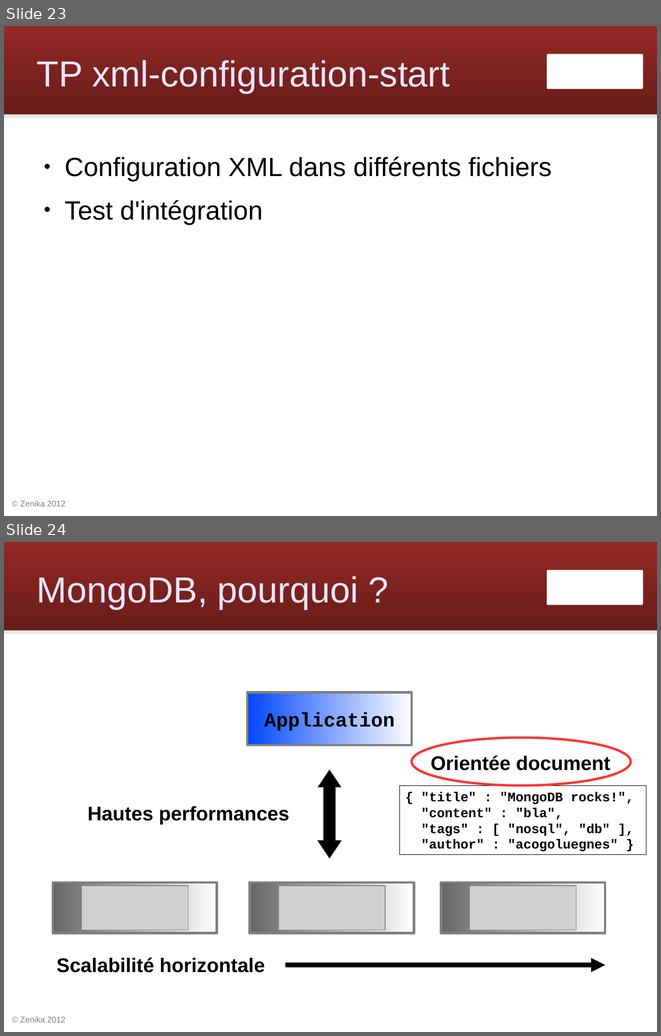
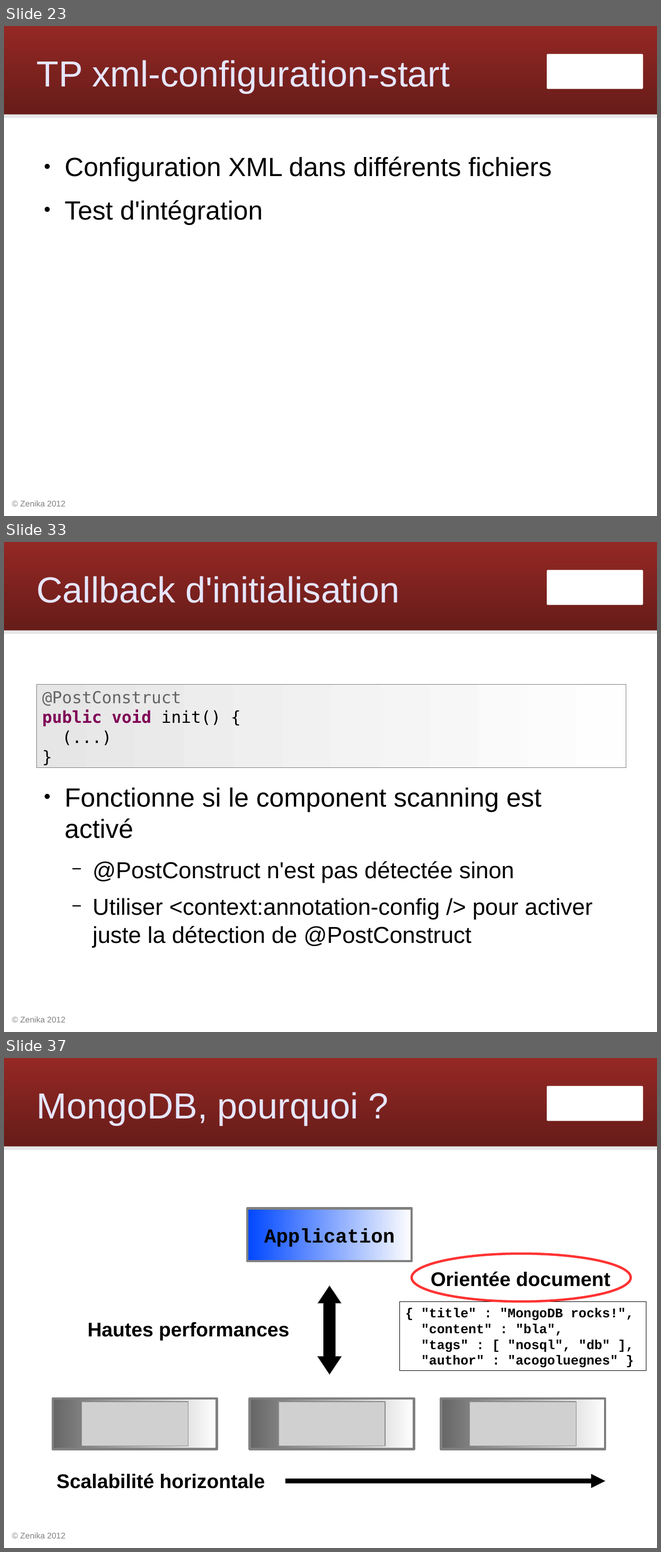
Before and after one commit to Zenika/workshop-spring-core, a slide deck: spring-workshop.odp. Shown one above the other, each under a label of ours: slides 23 and 24 before the commit, slides 23, 33 and 37 after it; the slides between them are not shown. The pictures are 661x1036 and 661x1552 pixels, drawn with LibreOffice and Linux fonts; fonts in the diff are those of the drawing; grey boxes stand for pictures; background and template pictures are left out. Boxes give left, top, right and bottom in pixels: in the first picture for what was removed or moved away, otherwise in the second. Text is boxed around its words. In the diff, an @@ line names an element or a change of style, - is before the commit and + after.

Commit message:
slides configuration annotations

```diff
--- a/spring-workshop.odp
+++ b/spring-workshop.odp
@@ slide 33 added at <box>4,542,657,1032</box>, background #FFFFFF; not listed: 4 template elements that a slide beside it also shows @@
@@ title added at <box>37,576,399,603</box>, 44 pt, text #E6E6FF @@
+Callback d'initialisation
@@ rectangle added at <box>36,684,626,768</box>, fill gradient #E6E6E6 to #FEFEFE, outline #808080 0 pt, 20 pt, text #646464 @@
+@PostConstruct
+public void init() {
+(...)
+}
@@ text added at <box>64,787,593,947</box>, 28 pt, text #000000 @@
+● Fonctionne si le component scanning est activé
+  − @PostConstruct n'est pas détectée sinon
+  − Utiliser <context:annotation-config /> pour activer juste la détection de @PostConstruct
@@ what was slide 24 is now slide 37 @@
```
Also in this commit, not shown: 1 slide changed, 12 other slides added.
